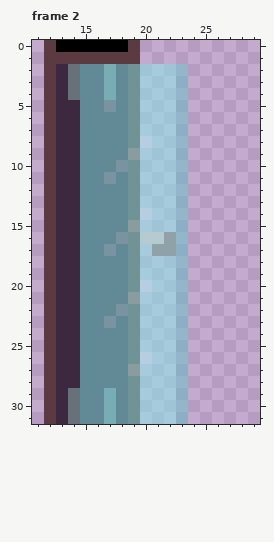
Pixel-art file, stored at Assets/Doors/DoorWallGlass.ase. The picture above is the old version.
32x32 pixels, 3 frames. Shown: frame 2: x 11..29, y 0..31. The commit also changed other frames, which this record leaves out.
Once edited:
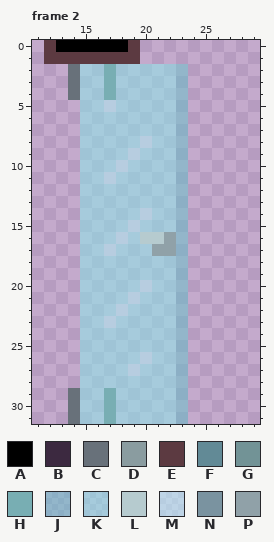
Palette (. is transparent): A #000000  B #3c2940  C #68717a  D #8a9ca0  E #5c3a41  F #628a96  G #729396  H #78aeb3  J #63c2c980  K #88ebeb80  L #b6cbcf  M #b8fdff80  N #7a93a0  P #90a1a8
The commit says: l16 update; removing frames from doors
Changes in this commit:
Changed rows in their new state; - is an unchanged pixel.
Frame 2, layer "Layer 1":
first column x 12:
 2 ..-KK-KK
 3 ..-KK-KK
 4 ..-KK-KK
 5 ...KKMKK
 6 ...KKKKK
 7 ...KKKKK
 8 ...KKKKK
 9 ...KKKKM
10 ...KKKMK
11 ...KKMKK
12 ...KKKKK
13 ...KKKKK
14 ...KKKKK
15 ...KKKKM
16 ...KKKMK
17 ...KKMKK
18 ...KKKKK
19 ...KKKKK
20 ...KKKKK
21 ...KKKKM
22 ...KKKMK
23 ...KKMKK
24 ...KKKKK
25 ...KKKKK
26 ...KKKKK
27 ...KKKKM
28 ...KKKKK
29 ..-KK-KK
30 ..-KK-KK
31 ..-KK-KK
